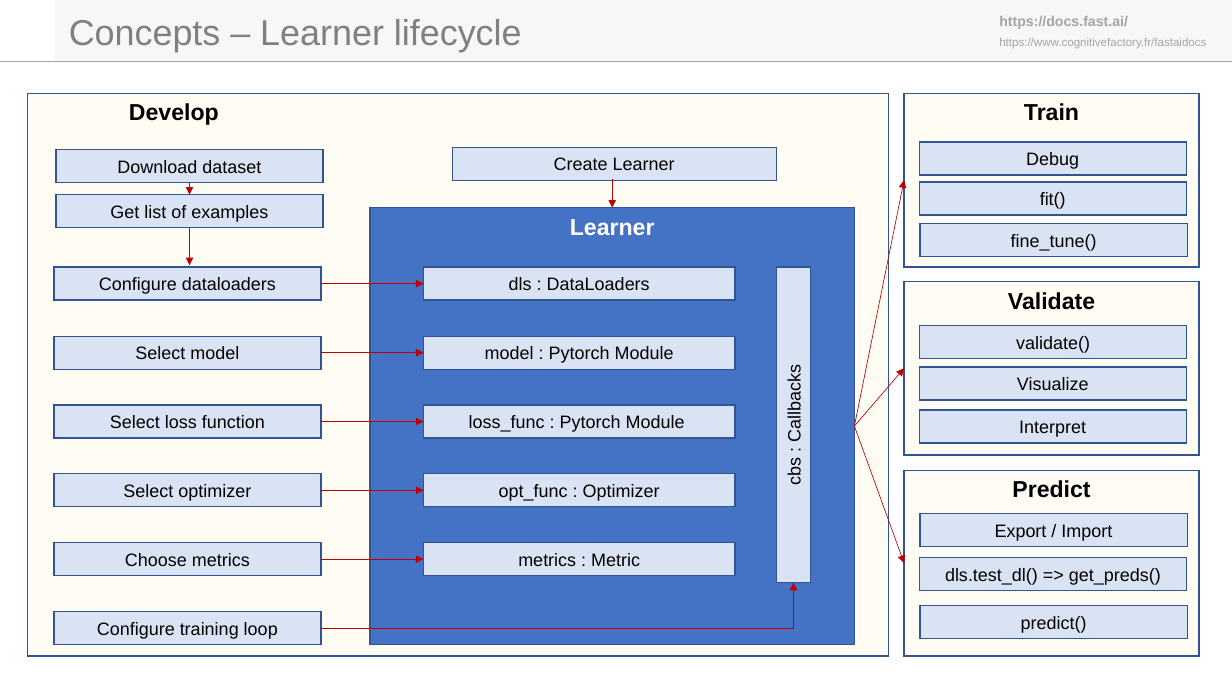
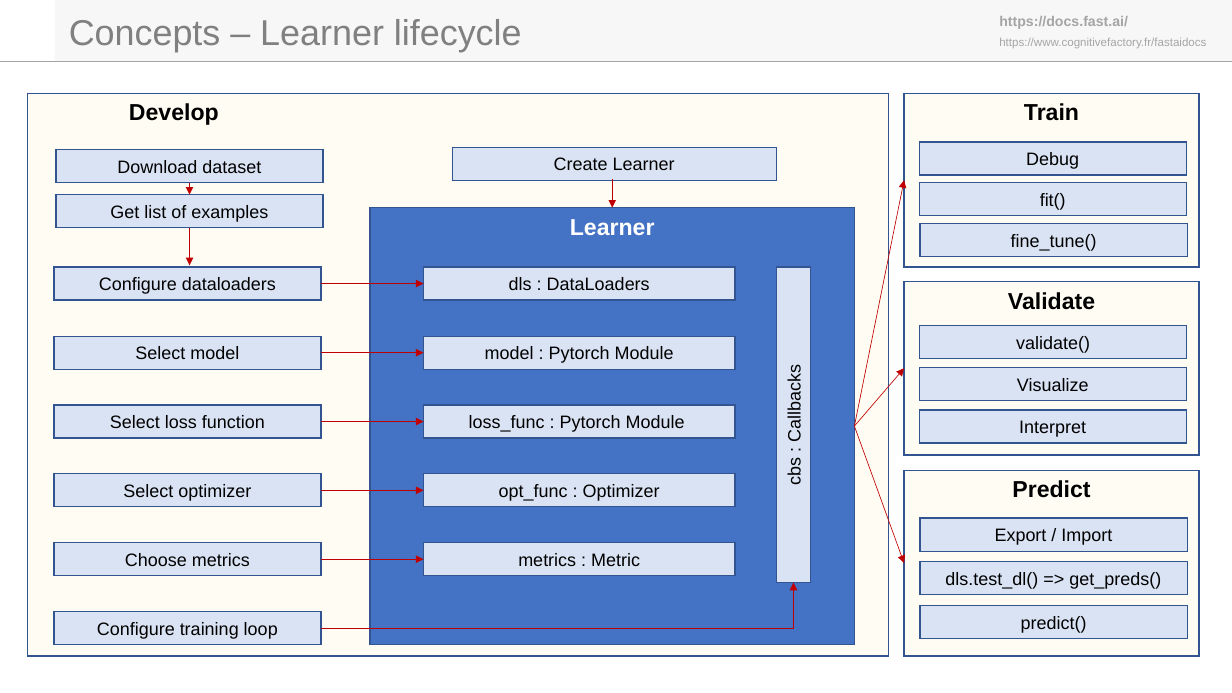
Before and after one commit to laurentprudhon/cognitivefactory-blog, a slide deck: slide 3 of fastaidocs/fastai_docs_v1.pptx. Drawn at 1232x693 pixels with LibreOffice and Linux fonts; fonts in the diff are those of the drawing; background and template pictures are left out. Boxes give left, top, right and bottom in pixels: in the first picture for what was removed or moved away, otherwise in the second. Text is boxed around its words. In the diff, an @@ line names an element or a change of style, - is before the commit and + after.

```diff
--- a/fastaidocs/fastai_docs_v1.pptx
+++ b/fastaidocs/fastai_docs_v1.pptx
@@ rectangle "Export / Import": place and size @@
-rectangle "Export / Import" at <box>921,514,1188,547</box>
+rectangle "Export / Import" at <box>921,518,1188,552</box>
@@ rectangle "dls.test_dl() => get_preds()": place and size @@
-rectangle "dls.test_dl() => get_preds()" at <box>920,557,1187,591</box>
+rectangle "dls.test_dl() => get_preds()" at <box>921,562,1188,595</box>
```
Also in this commit, not shown: 1 other slide changed, 2 other files.
